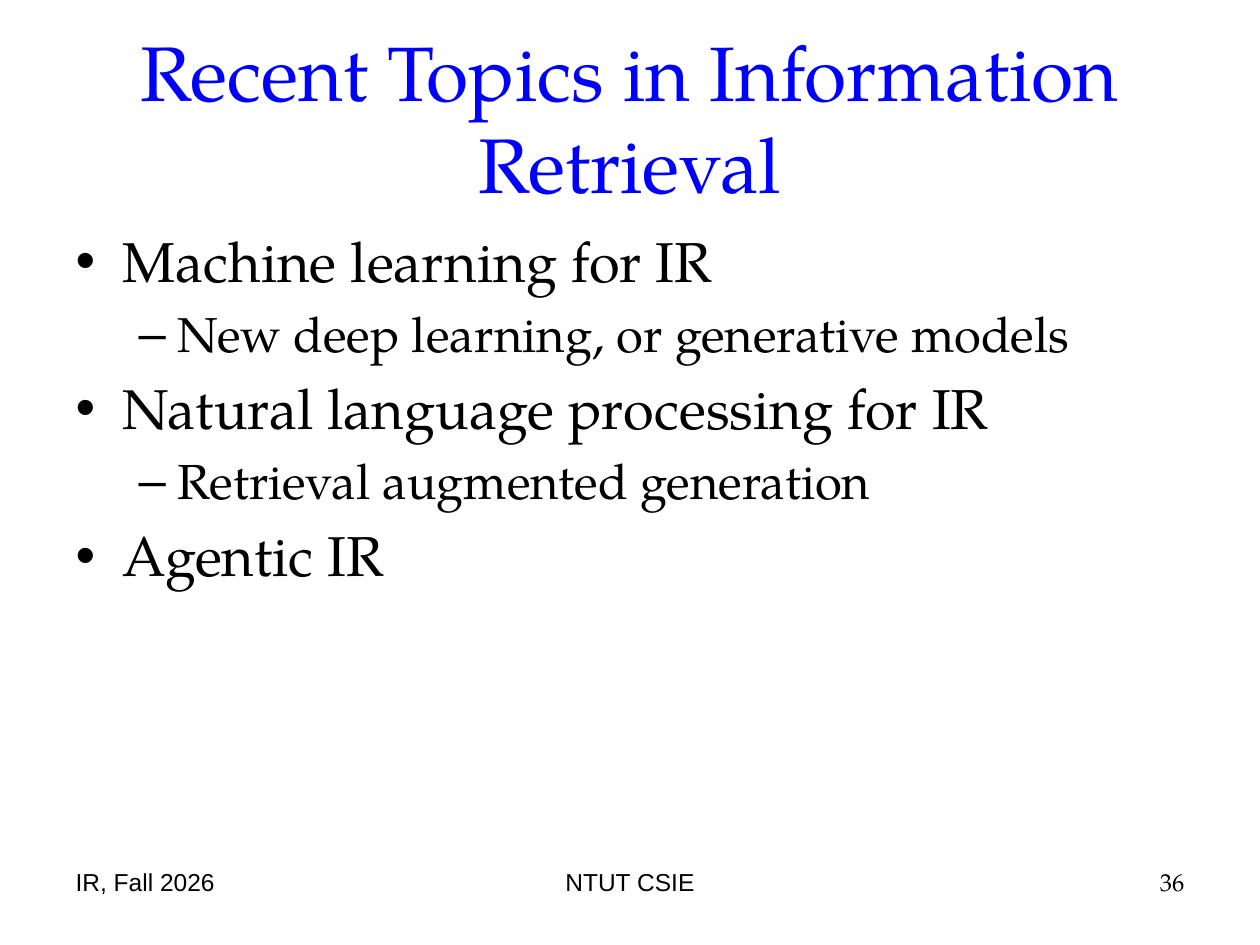
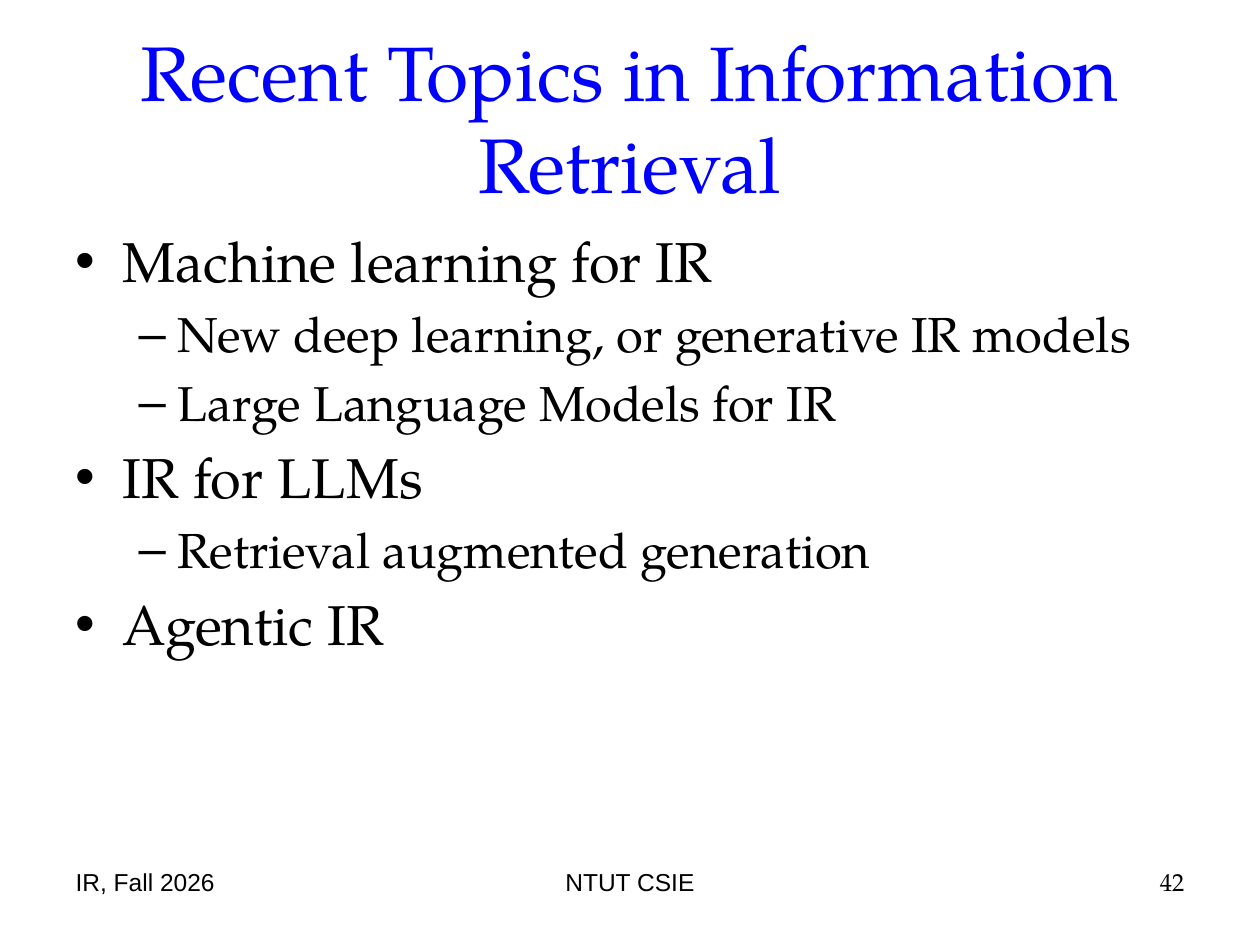
Before and after one commit to chriswjh/chriswjh.github.io, a slide deck: slide 42 of IR/00-intro.pptx (slide 36 before the commit). Drawn at 1260x945 pixels with LibreOffice and Linux fonts; fonts in the diff are those of the drawing. Boxes give left, top, right and bottom in pixels: in the first picture for what was removed or moved away, otherwise in the second. Text is boxed around its words. In the diff, an @@ line names an element or a change of style, - is before the commit and + after.

```diff
--- a/IR/00-intro.pptx
+++ b/IR/00-intro.pptx
@@ text at (x1=123, y1=316, x2=1131, y2=499): text changed @@
-  – New deep learning, or generative models
-• Natural language processing for IR
+  – New deep learning, or generative IR models
+  – Large Language Models for IR
+• IR for LLMs
@@ page number at (x1=1160, y1=874, x2=1185, y2=891): text changed @@
-36
+42
```
Also in this commit, not shown: 4 other slides changed, 6 slides added, 2 other files.
